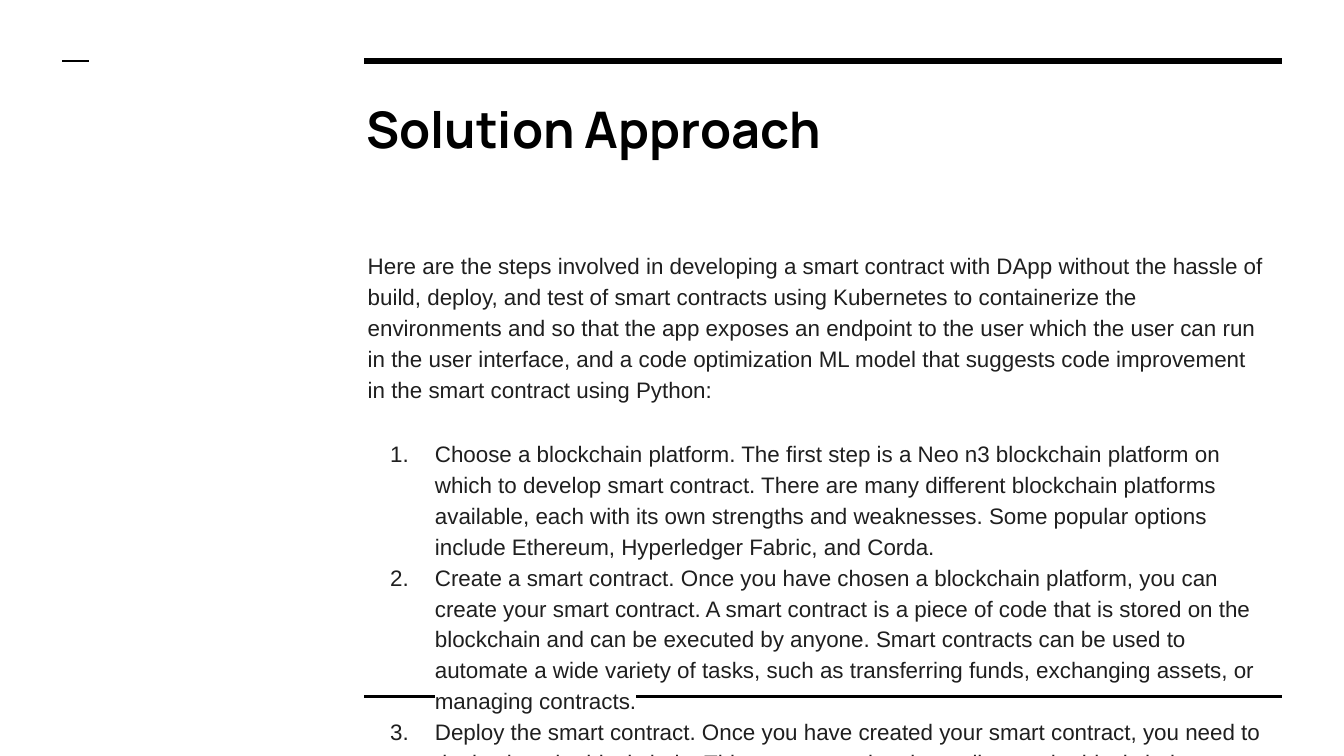
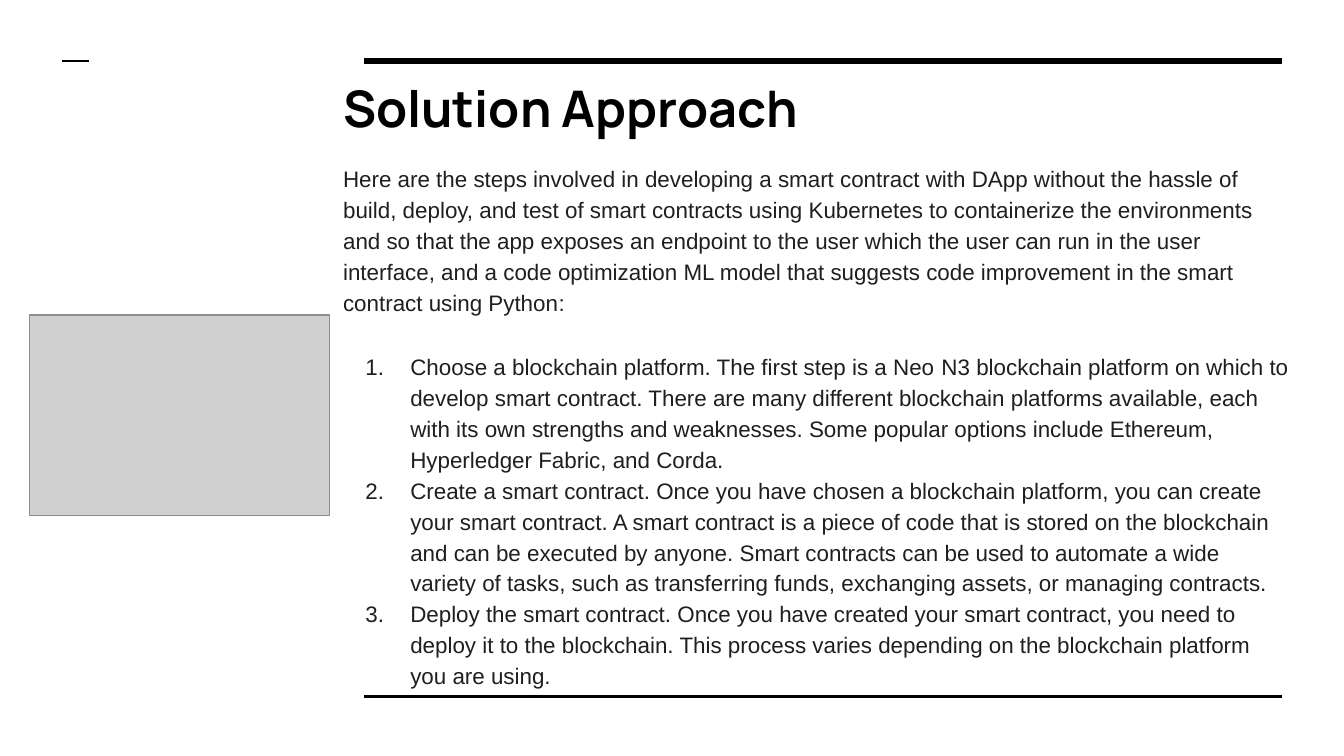
Before and after one commit to lokeshwaran100/neploy, a slide deck: slide 3 of doc/NEPLOY project.pptx. Drawn at 1344x756 pixels with LibreOffice and Linux fonts; fonts in the diff are those of the drawing; grey boxes stand for pictures. Boxes give left, top, right and bottom in pixels: in the first picture for what was removed or moved away, otherwise in the second. Text is boxed around its words. In the diff, an @@ line names an element or a change of style, - is before the commit and + after.

```diff
--- a/doc/NEPLOY project.pptx
+++ b/doc/NEPLOY project.pptx
@@ title "Solution Approach": place and size @@
-title "Solution Approach" at <box>366,111,821,160</box>
+title "Solution Approach" at <box>343,90,798,139</box>
@@ text "Here are the steps involved ...": place and size @@
-text "Here are the steps involved ..." at <box>368,257,1263,745</box>
+text "Here are the steps involved ..." at <box>343,170,1289,689</box>
@@ picture added at <box>30,314,329,515</box> @@
@@ text at <box>410,358,1289,473</box>: text changed @@
-1. Choose a blockchain platform. The first step is a Neo n3 blockchain platform on which to develop smart contract. There are many different blockchain platforms available, each with its own strengths and weaknesses. Some popular options include Ethereum, Hyperledger Fabric, and Corda.
+1. Choose a blockchain platform. The first step is a Neo N3 blockchain platform on which to develop smart contract. There are many different blockchain platforms available, each with its own strengths and weaknesses. Some popular options include Ethereum, Hyperledger Fabric, and Corda.
```
Also in this commit, not shown: 4 other slides changed.
